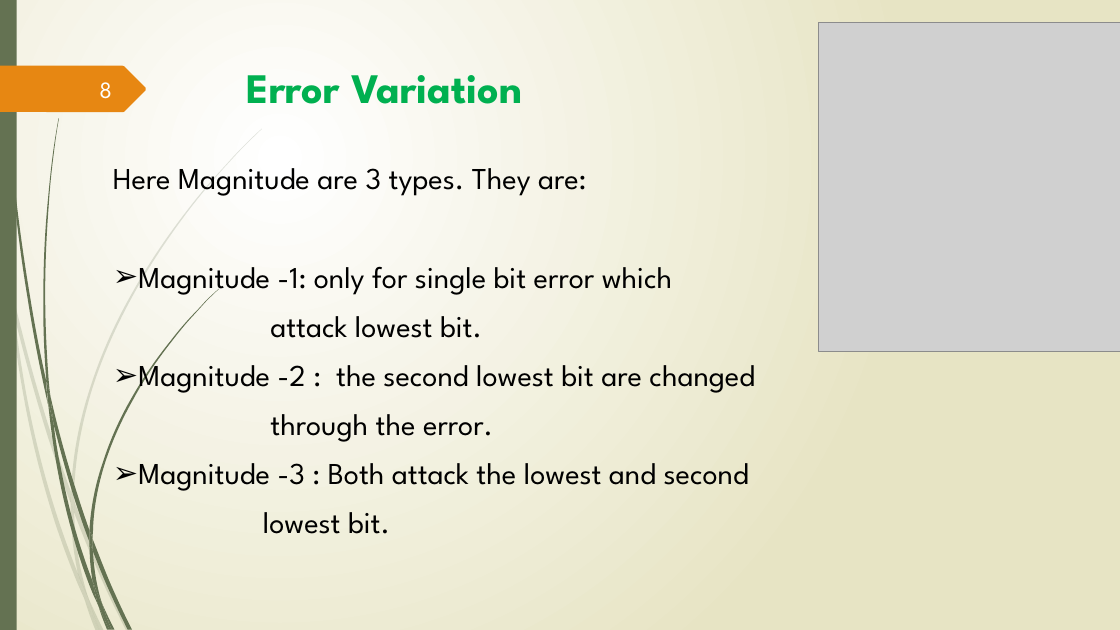
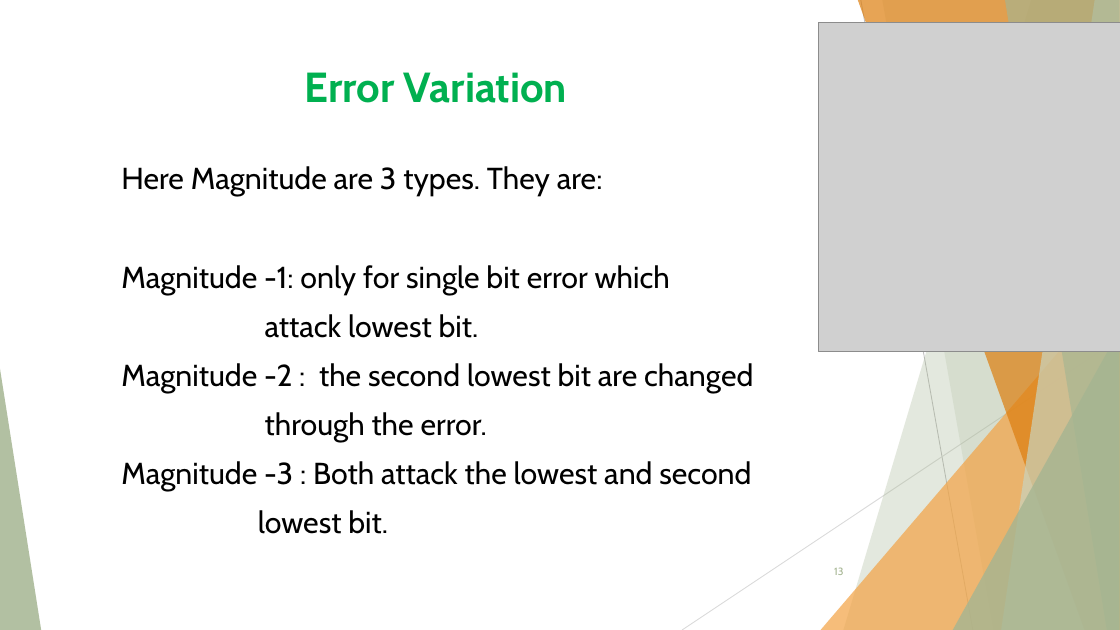
Before and after one commit to Limon49/Thesis, a slide deck: slide 13 of 1607049.pptx (slide 8 before the commit). Drawn at 1120x630 pixels with LibreOffice and Linux fonts; fonts in the diff are those of the drawing; grey boxes stand for pictures. Boxes give left, top, right and bottom in pixels: in the first picture for what was removed or moved away, otherwise in the second. Text is boxed around its words. In the diff, an @@ line names an element or a change of style, - is before the commit and + after.

```diff
--- a/1607049.pptx
+++ b/1607049.pptx
@@ background gradient #FFFFFF to #E8E6C4 to #FFFFFF @@
@@ rectangle removed at (0,0,17,630) @@
@@ title "Error Variation": place and size @@
-title "Error Variation" at (247,75,522,104)
+title "Error Variation" at (304,72,567,103)
@@ title "Error Variation" at (304,72,567,103): font League Spartan to Cabin @@
@@ freeform shape removed at (0,66,146,112) @@
@@ page number removed at (99,82,112,99) @@
-8
@@ text "Here Magnitude are 3 types. ..." at (121,166,753,534): font League Spartan to Cabin; bullet none to  ; bullet ➢ to   @@
@@ group added at (0,0,1120,630): 5 freeform shapes, 3 triangles, 2 lines @@
@@ page number added at (834,567,843,575), 9 pt, text #A5B592 @@
+13
@@ group removed at (0,129,262,630): 10 freeform shapes @@
@@ group removed at (3,0,218,630): 12 freeform shapes @@
```
Also in this commit, not shown: 13 other slides changed, 7 slides added, 1 slide removed, 4 other files.
